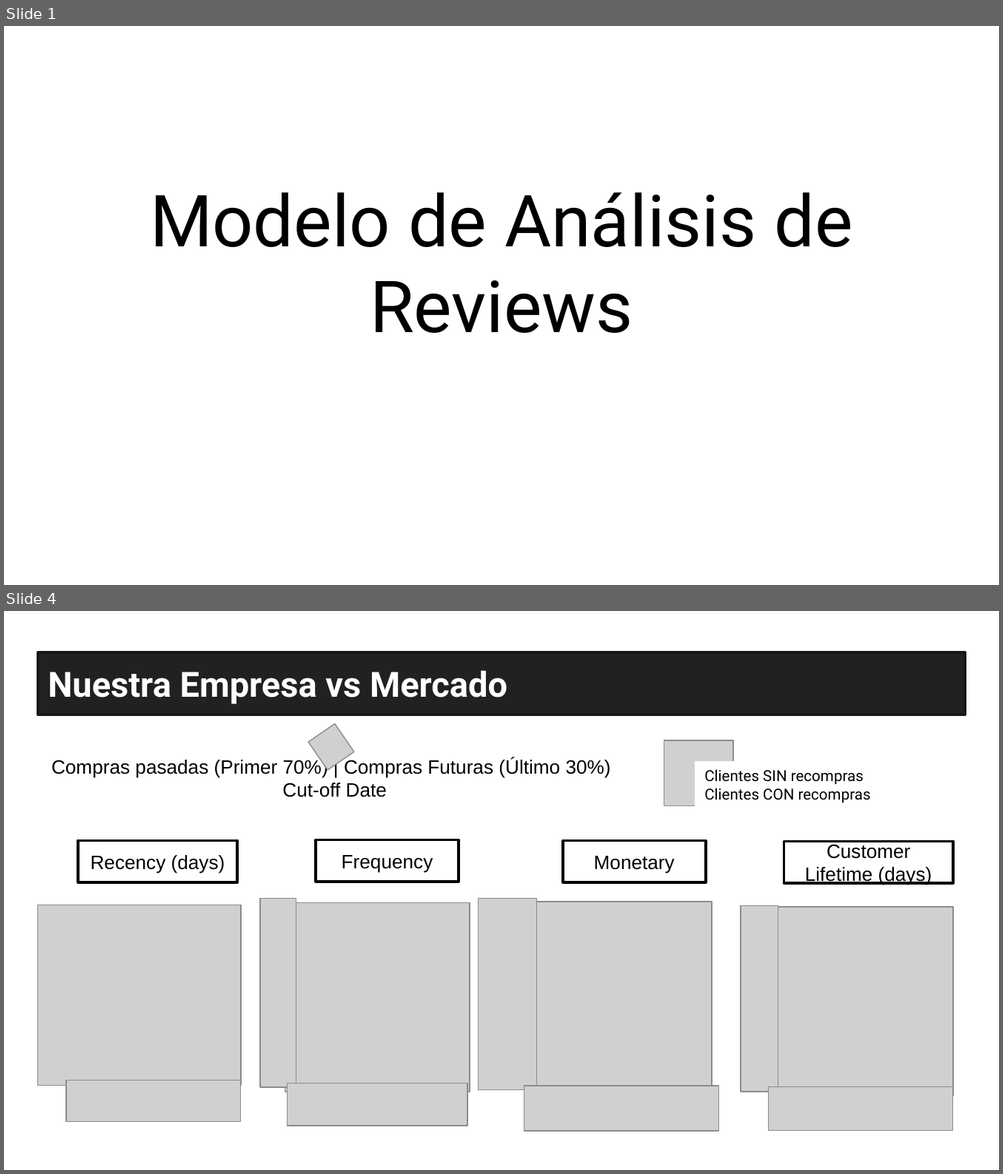
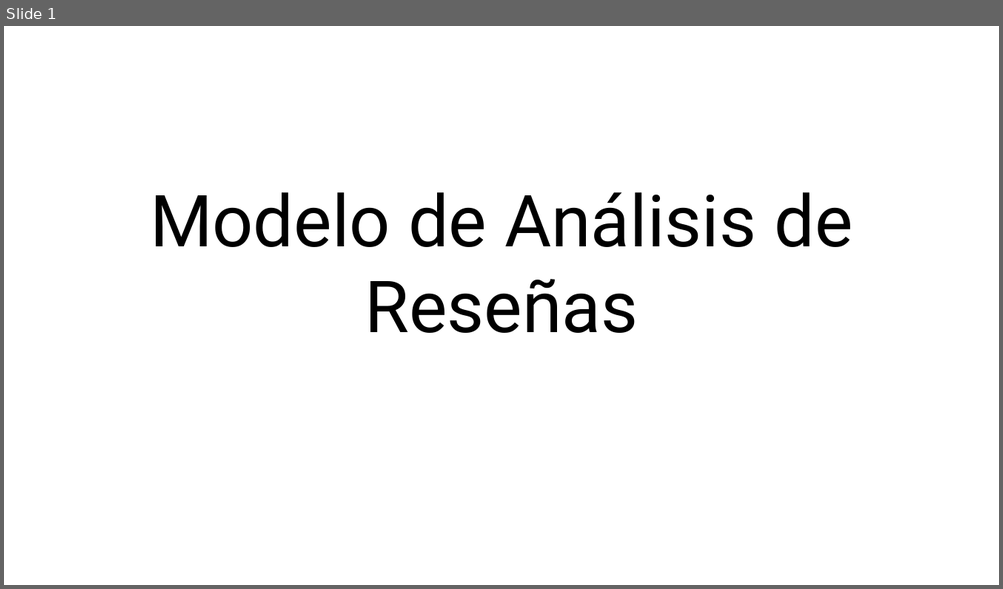
Before and after one commit to EnricPH/Evolve_NLP_Project, a slide deck: recursos/Presentación.pptx. Shown one above the other, each under a label of ours: slides 1 and 4 before the commit, slide 1 after it; the slides between them are not shown. The pictures are 1003x1174 and 1003x589 pixels, drawn with LibreOffice and Linux fonts; fonts in the diff are those of the drawing; grey boxes stand for pictures. Boxes give left, top, right and bottom in pixels: in the first picture for what was removed or moved away, otherwise in the second. Text is boxed around its words. In the diff, an @@ line names an element or a change of style, - is before the commit and + after.

```diff
--- a/recursos/Presentación.pptx
+++ b/recursos/Presentación.pptx
@@ slide 4 removed at (4, 611, 999, 1170), background #FFFFFF @@
@@ title removed at (48, 670, 507, 704) @@
-Nuestra Empresa vs Mercado
@@ picture removed at (309, 724, 354, 770) @@
@@ picture removed at (664, 741, 733, 806) @@
@@ text removed at (51, 758, 611, 797) @@
-Compras pasadas (Primer 70%) | Compras Futuras (Último 30%)
-Cut-off Date
@@ text removed at (704, 769, 871, 803) @@
-Clientes SIN recompras
-Clientes CON recompras
@@ rectangle removed at (77, 840, 236, 883) @@
-Recency (days)
@@ rectangle removed at (316, 840, 458, 882) @@
-Frequency
@@ rectangle removed at (563, 840, 706, 883) @@
-Monetary
@@ rectangle removed at (784, 842, 953, 883) @@
-Customer Lifetime (days)
@@ picture removed at (259, 898, 296, 1088) @@
@@ picture removed at (478, 898, 536, 1091) @@
@@ picture removed at (38, 906, 241, 1086) @@
@@ picture removed at (284, 903, 469, 1091) @@
@@ picture removed at (525, 903, 711, 1091) @@
@@ picture removed at (740, 906, 778, 1092) @@
@@ picture removed at (768, 908, 953, 1096) @@
@@ picture removed at (65, 1080, 240, 1122) @@
@@ picture removed at (287, 1083, 467, 1126) @@
@@ picture removed at (524, 1086, 719, 1131) @@
@@ picture removed at (768, 1088, 953, 1131) @@
@@ slide 1 changed as well @@
@@ title at (150, 192, 852, 333): text changed @@
-Modelo de Análisis de Reviews
+Modelo de Análisis de Reseñas
```
Also in this commit, not shown: 1 other slide changed, 6 slides added, 4 other slides removed, 3 other files.
